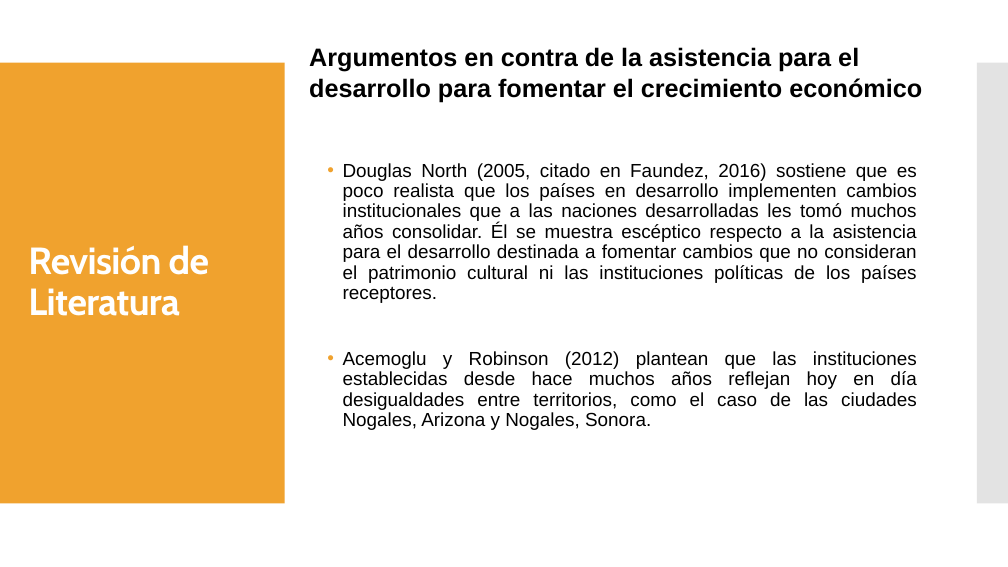
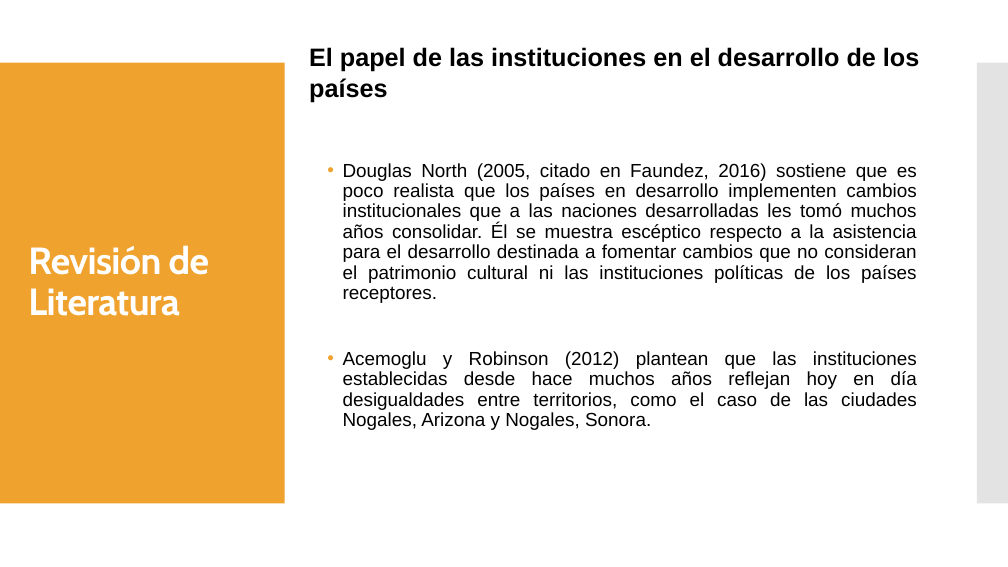
Before and after one commit to oemc/PES_research, a slide deck: slide 5 of Trabajo final/El efecto de la Asistencia Oficial para el desarrollo.pptx. Drawn at 1008x567 pixels with LibreOffice and Linux fonts; fonts in the diff are those of the drawing. Boxes give left, top, right and bottom in pixels: in the first picture for what was removed or moved away, otherwise in the second. Text is boxed around its words. In the diff, an @@ line names an element or a change of style, - is before the commit and + after.

```diff
--- a/Trabajo final/El efecto de la Asistencia Oficial para el desarrollo.pptx
+++ b/Trabajo final/El efecto de la Asistencia Oficial para el desarrollo.pptx
@@ text at (309, 47, 919, 102): text changed @@
-Argumentos en contra de la asistencia para el desarrollo para fomentar el crecimiento económico
+El papel de las instituciones en el desarrollo de los países
```
Also in this commit, not shown: 2 other slides changed.
